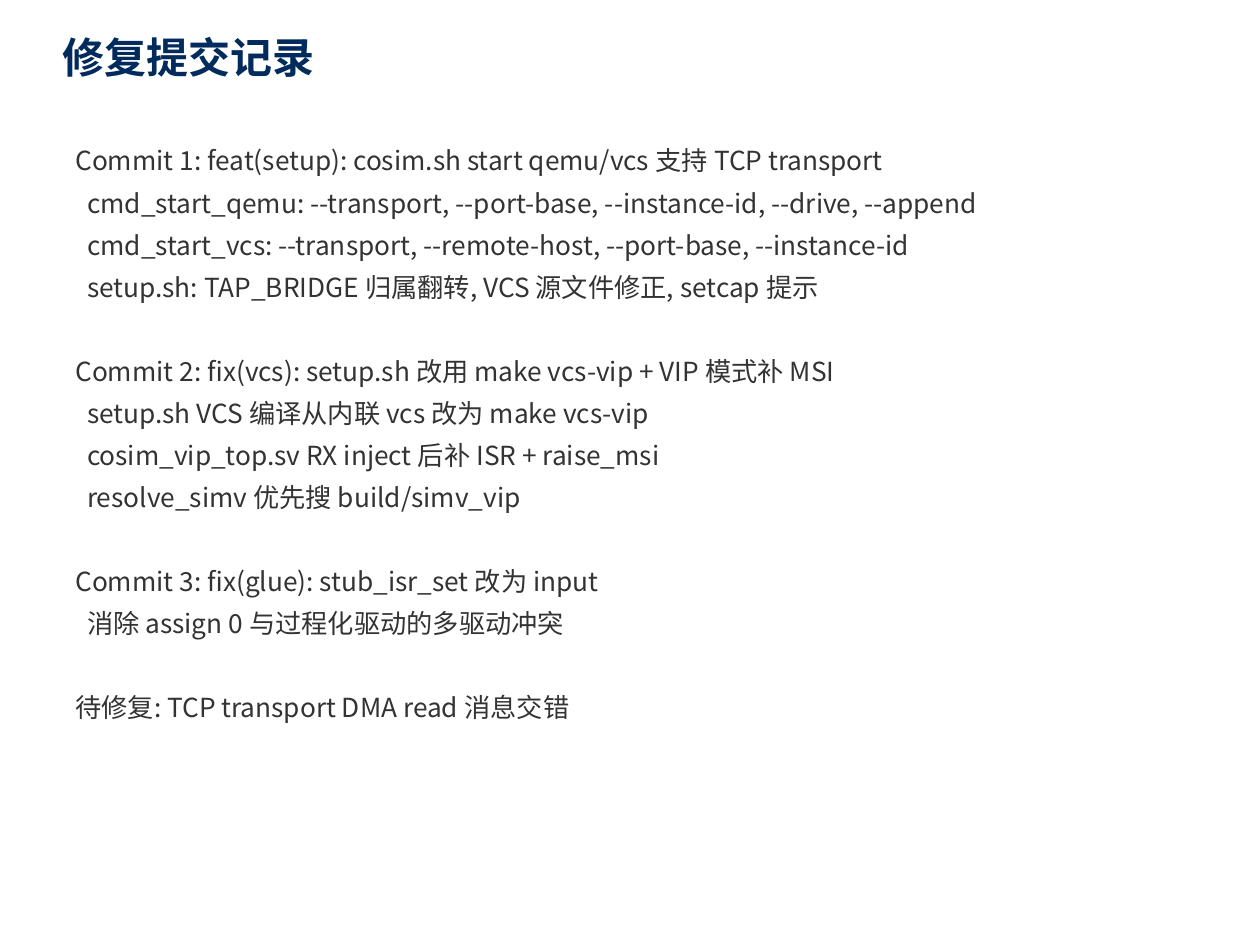
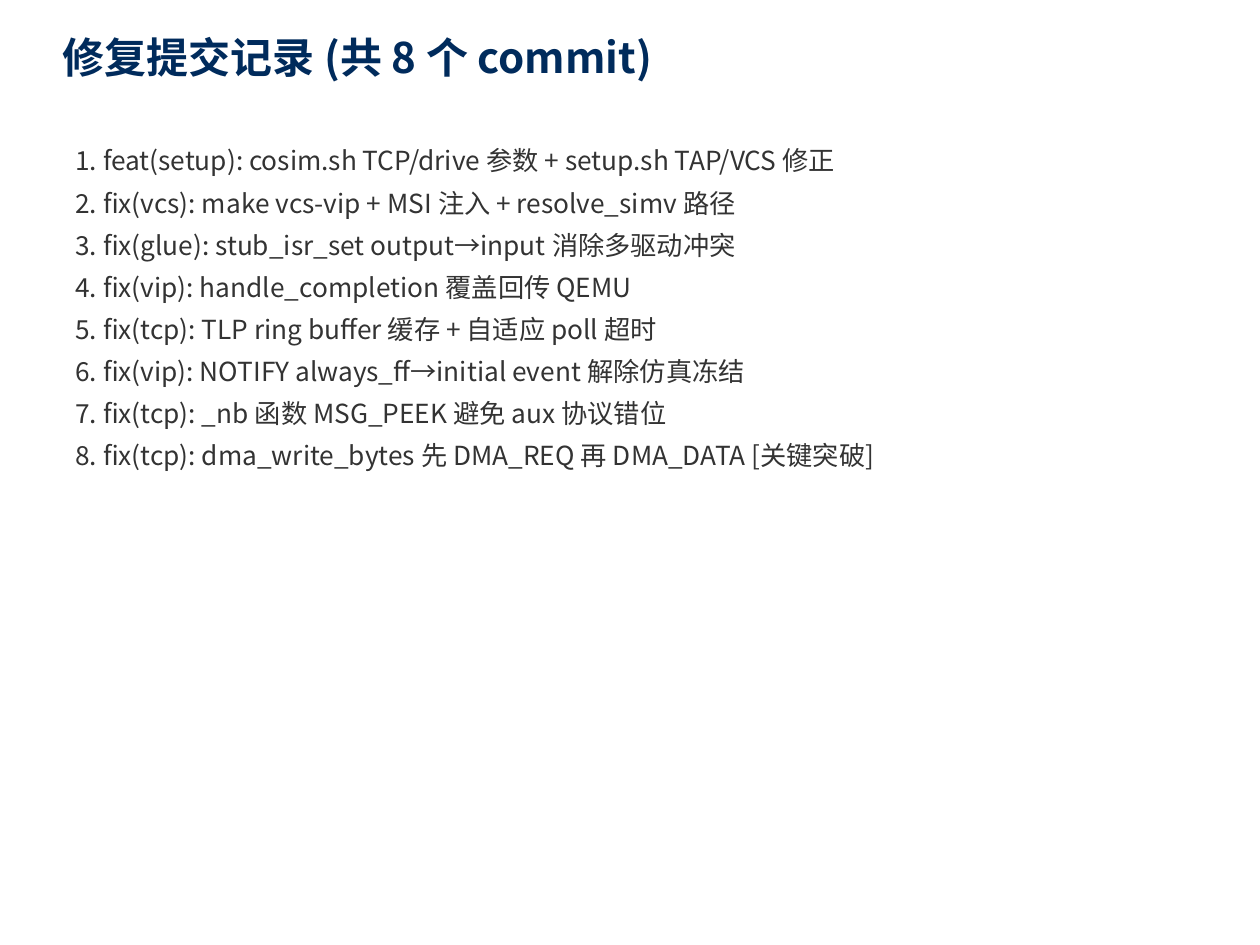
Before and after one commit to Beihang-yuting/QEMU_VCS, a slide deck: slide 13 of docs/cosim_issue_report.pptx (slide 10 before the commit). Drawn at 1260x945 pixels with LibreOffice and Linux fonts; fonts in the diff are those of the drawing. Boxes give left, top, right and bottom in pixels: in the first picture for what was removed or moved away, otherwise in the second. Text is boxed around its words. In the diff, an @@ line names an element or a change of style, - is before the commit and + after.

Commit message:
chore: 文档整理 + 问题报告 PPT 更新
- 将根目录 5 个 pptx/docx 移到 docs/ 目录
- 更新问题排查报告 PPT:
  - 新增问题 #9(NOTIFY冻结仿真) #10(_nb协议错位) #11(DMA write顺序)
  - 全部 11 个问题标记为已修复
  - 验证结果表更新为最新数据（33000+ TLP, 双向数据面打通）
  - 新增"数据面打通"结论 slide

```diff
--- a/docs/cosim_issue_report.pptx
+++ b/docs/cosim_issue_report.pptx
@@ text at <box>63,37,652,82</box>: text changed @@
-修复提交记录
+修复提交记录 (共 8 个 commit)
@@ text at <box>75,148,874,471</box>: text changed @@
-Commit 1: feat(setup): cosim.sh start qemu/vcs 支持 TCP transport
-cmd_start_qemu: --transport, --port-base, --instance-id, --drive, --append
-cmd_start_vcs: --transport, --remote-host, --port-base, --instance-id
-setup.sh: TAP_BRIDGE 归属翻转, VCS 源文件修正, setcap 提示
-Commit 2: fix(vcs): setup.sh 改用 make vcs-vip + VIP 模式补 MSI
-setup.sh VCS 编译从内联 vcs 改为 make vcs-vip
-cosim_vip_top.sv RX inject 后补 ISR + raise_msi
-resolve_simv 优先搜 build/simv_vip
-Commit 3: fix(glue): stub_isr_set 改为 input
-消除 assign 0 与过程化驱动的多驱动冲突
-待修复: TCP transport DMA read 消息交错
+1. feat(setup): cosim.sh TCP/drive 参数 + setup.sh TAP/VCS 修正
+2. fix(vcs): make vcs-vip + MSI 注入 + resolve_simv 路径
+3. fix(glue): stub_isr_set output→input 消除多驱动冲突
+4. fix(vip): handle_completion 覆盖回传 QEMU
+5. fix(tcp): TLP ring buffer 缓存 + 自适应 poll 超时
+6. fix(vip): NOTIFY always_ff→initial event 解除仿真冻结
+7. fix(tcp): _nb 函数 MSG_PEEK 避免 aux 协议错位
+8. fix(tcp): dma_write_bytes 先 DMA_REQ 再 DMA_DATA [关键突破]
```
Also in this commit, not shown: 3 other slides changed, 4 slides added, 1 slide removed, 9 other files.
